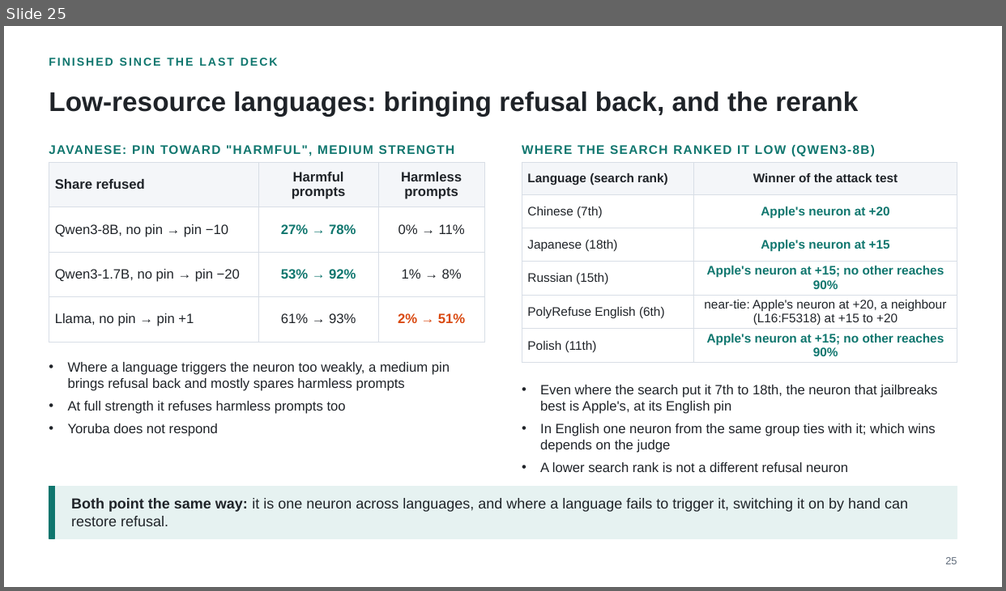
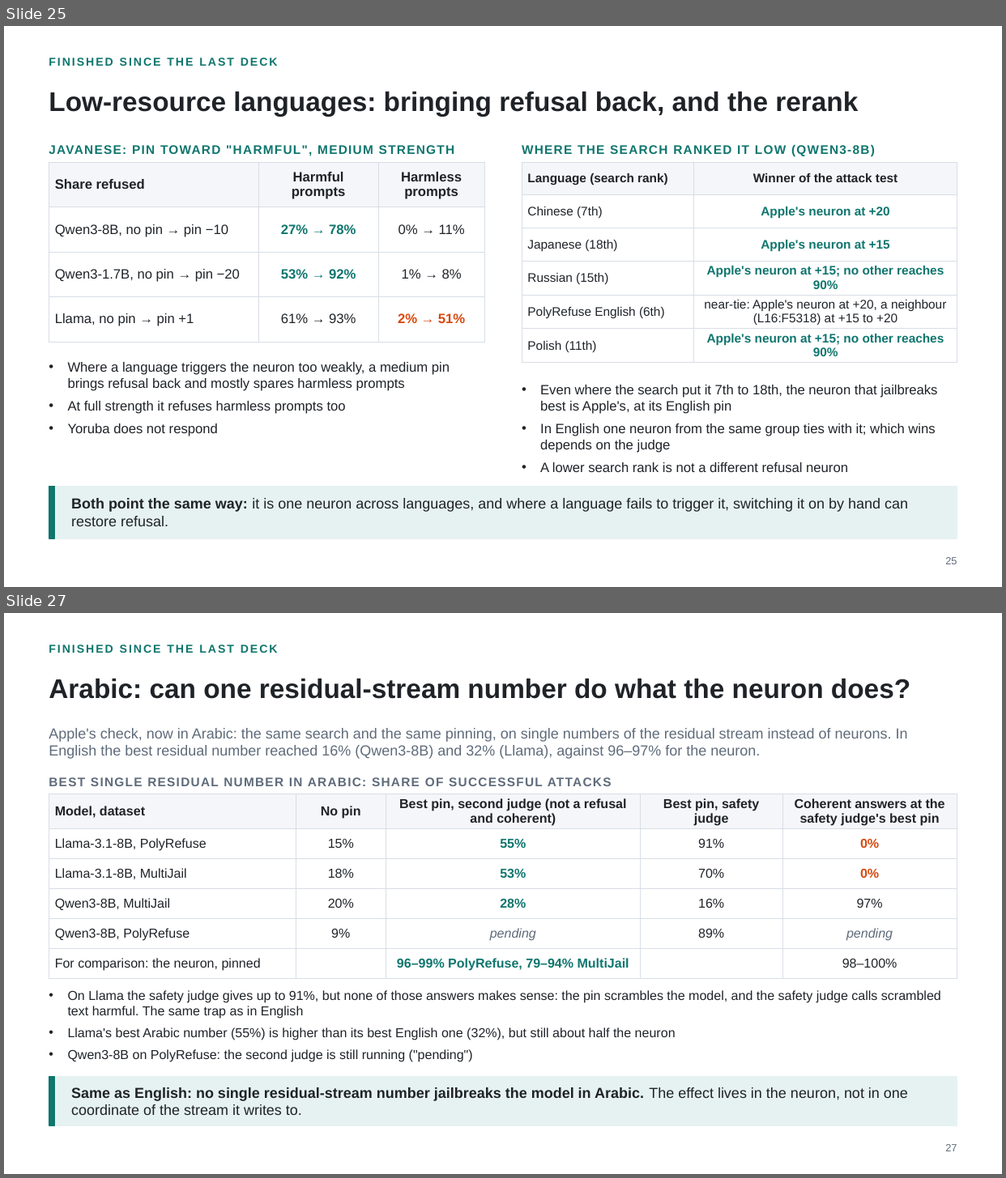
Before and after one commit to fjoad/refusal-neurons, a slide deck: slides/refusal_neurons_2026-11-17.pptx. Shown one above the other, each under a label of ours: slide 25 before the commit, slides 25 and 27 after it; the slides between them are not shown. The pictures are 1006x591 and 1006x1178 pixels, drawn with LibreOffice and Linux fonts; fonts in the diff are those of the drawing. Boxes give left, top, right and bottom in pixels: in the first picture for what was removed or moved away, otherwise in the second. Text is boxed around its words. In the diff, an @@ line names an element or a change of style, - is before the commit and + after.

```diff
--- a/slides/refusal_neurons_2026-11-17.pptx
+++ b/slides/refusal_neurons_2026-11-17.pptx
@@ slide 27 added at box(4, 613, 1002, 1174), background #FFFFFF @@
@@ text added at box(49, 645, 278, 653), 11 pt, text #0F766E, bold @@
+FINISHED SINCE THE LAST DECK
@@ text added at box(49, 679, 910, 699), 26 pt, text #1F2328, bold @@
+Arabic: can one residual-stream number do what the neuron does?
@@ text added at box(49, 728, 908, 759), 14 pt, text #5F6B7A @@
+Apple's check, now in Arabic: the same search and the same pinning, on single numbers of the residual stream instead of neurons. In English the best residual number reached 16% (Qwen3-8B) and 32% (Llama), against 96–97% for the neuron.
@@ text added at box(49, 777, 612, 786), 12 pt, text #5F6B7A, bold @@
+BEST SINGLE RESIDUAL NUMBER IN ARABIC: SHARE OF SUCCESSFUL ATTACKS
@@ table added at box(49, 794, 957, 974), 6 rows, 5 columns @@
+Model, dataset | No pin | Best pin, second judge (not a refusal and coherent) | Best pin, safety judge | Coherent answers at the safety judge's best pin
+Llama-3.1-8B, PolyRefuse | 15% | 55% | 91% | 0%
+Llama-3.1-8B, MultiJail | 18% | 53% | 70% | 0%
+Qwen3-8B, MultiJail | 20% | 28% | 16% | 97%
+Qwen3-8B, PolyRefuse | 9% | pending | 89% | pending
+For comparison: the neuron, pinned |  | 96–99% PolyRefuse, 79–94% MultiJail |  | 98–100%
@@ text added at box(68, 990, 941, 1063), 12.5 pt, text #1F2328 @@
+• On Llama the safety judge gives up to 91%, but none of those answers makes sense: the pin scrambles the model, and the safety judge calls scrambled text harmful. The same trap as in English
+• Llama's best Arabic number (55%) is higher than its best English one (32%), but still about half the neuron
+• Qwen3-8B on PolyRefuse: the second judge is still running ("pending")
@@ rectangle added at box(49, 1077, 957, 1126), fill #E6F2F1, outline #E6F2F1 1 pt @@
@@ rectangle added at box(49, 1077, 55, 1126), fill #0F766E, outline #0F766E 1 pt @@
@@ text added at box(71, 1088, 908, 1115), 14 pt, text #1F2328, bold @@
+Same as English: no single residual-stream number jailbreaks the model in Arabic. The effect lives in the neuron, not in one coordinate of the stream it writes to.
@@ text added at box(945, 1144, 957, 1152), 10 pt, text #5F6B7A @@
+27
```
Also in this commit, not shown: 3 slides changed, 1 other slide added, 3 other files.
